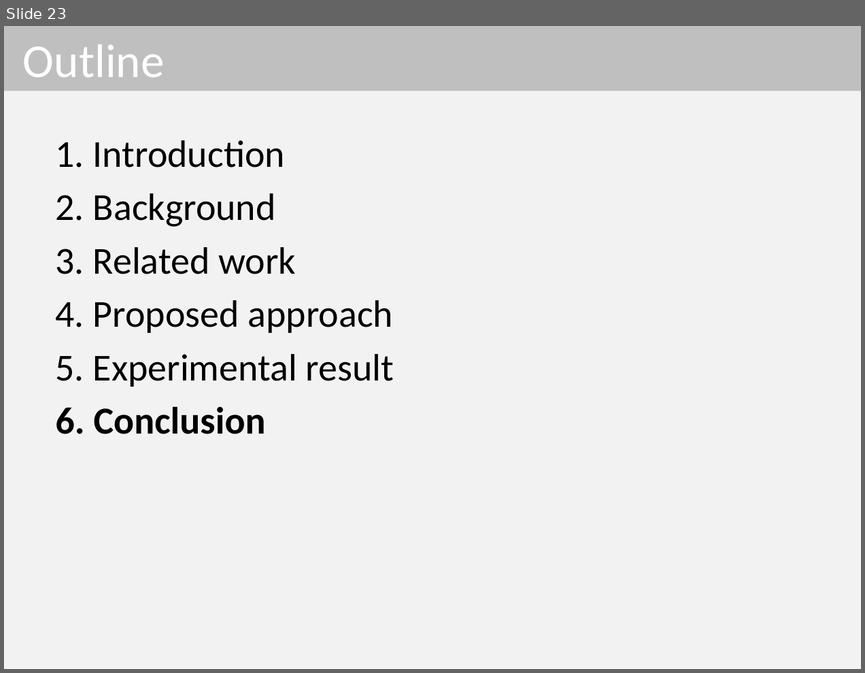
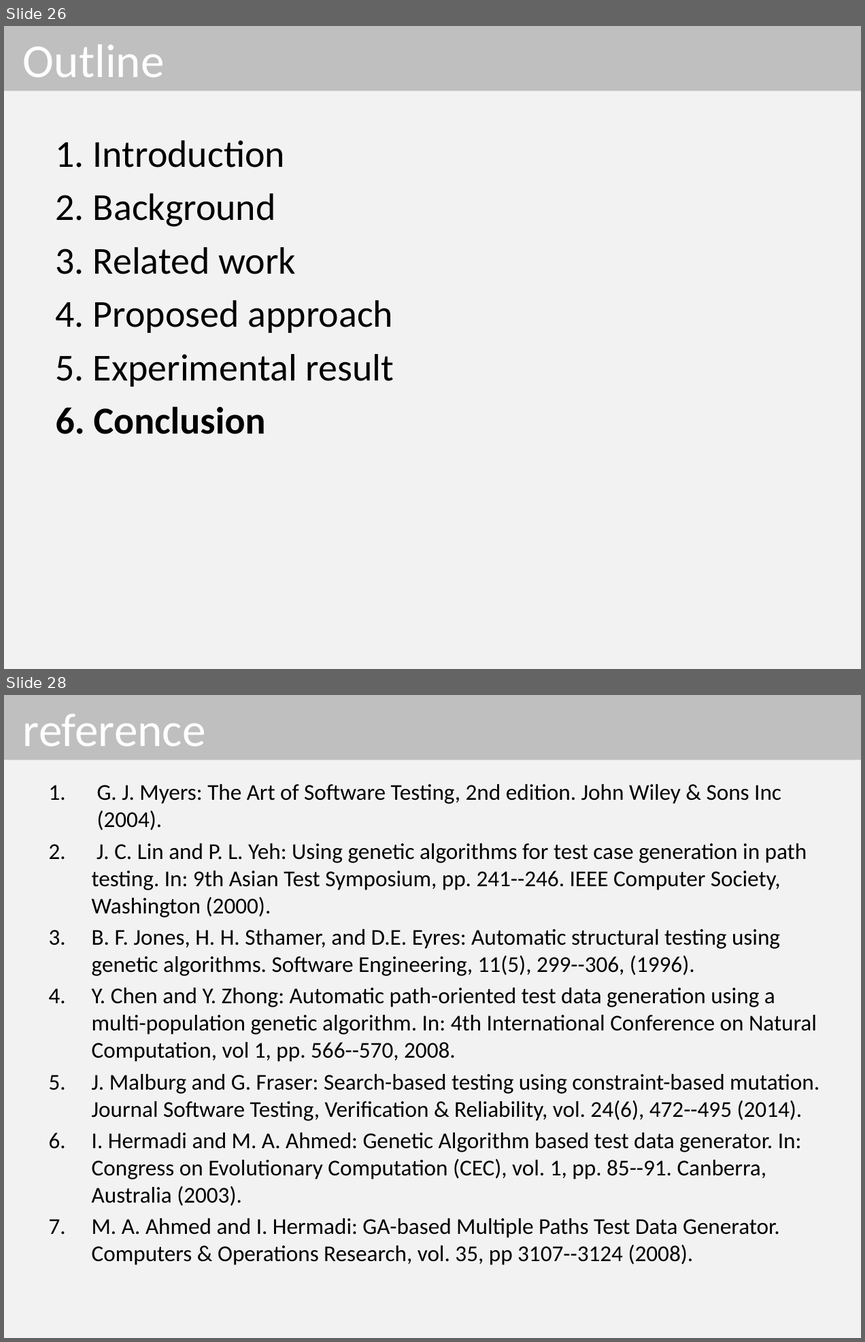
Before and after one commit to dinhngocthi/GAsource, a slide deck: CFT4CUnitSrc/src/report/ACOMP2016_Presentation.pptx. Shown one above the other, each under a label of ours: slide 23 before the commit, slides 26 and 28 after it; the slides between them are not shown. The pictures are 865x673 and 865x1342 pixels, drawn with LibreOffice and Linux fonts; fonts in the diff are those of the drawing. Boxes give left, top, right and bottom in pixels: in the first picture for what was removed or moved away, otherwise in the second. Text is boxed around its words. In the diff, an @@ line names an element or a change of style, - is before the commit and + after.

```diff
--- a/CFT4CUnitSrc/src/report/ACOMP2016_Presentation.pptx
+++ b/CFT4CUnitSrc/src/report/ACOMP2016_Presentation.pptx
@@ slide 28 added at [4, 695, 861, 1338], background #F2F2F2 @@
@@ title added at [4, 695, 861, 760], fill #BFBFBF, 39.6 pt, text #FFFFFF @@
+reference
@@ text added at [92, 784, 819, 1265], 19 pt, text #000000 @@
+1. G. J. Myers: The Art of Software Testing, 2nd edition. John Wiley & Sons Inc (2004).
+2. J. C. Lin and P. L. Yeh: Using genetic algorithms for test case generation in path testing. In: 9th Asian Test Symposium, pp. 241--246. IEEE Computer Society, Washington (2000).
+3. B. F. Jones, H. H. Sthamer, and D.E. Eyres: Automatic structural testing using genetic algorithms. Software Engineering, 11(5), 299--306, (1996).
+4. Y. Chen and Y. Zhong: Automatic path-oriented test data generation using a multi-population genetic algorithm. In: 4th International Conference on Natural Computation, vol 1, pp. 566--570, 2008.
+5. J. Malburg and G. Fraser: Search-based testing using constraint-based mutation. Journal Software Testing, Verification & Reliability, vol. 24(6), 472--495 (2014).
+6. I. Hermadi and M. A. Ahmed: Genetic Algorithm based test data generator. In: Congress on Evolutionary Computation (CEC), vol. 1, pp. 85--91. Canberra, Australia (2003).
+7. M. A. Ahmed and I. Hermadi: GA-based Multiple Paths Test Data Generator. Computers & Operations Research, vol. 35, pp 3107--3124 (2008).
@@ what was slide 23 is now slide 26 @@
```
Also in this commit, not shown: 6 slides changed, 6 other slides added, 1 slide removed.
